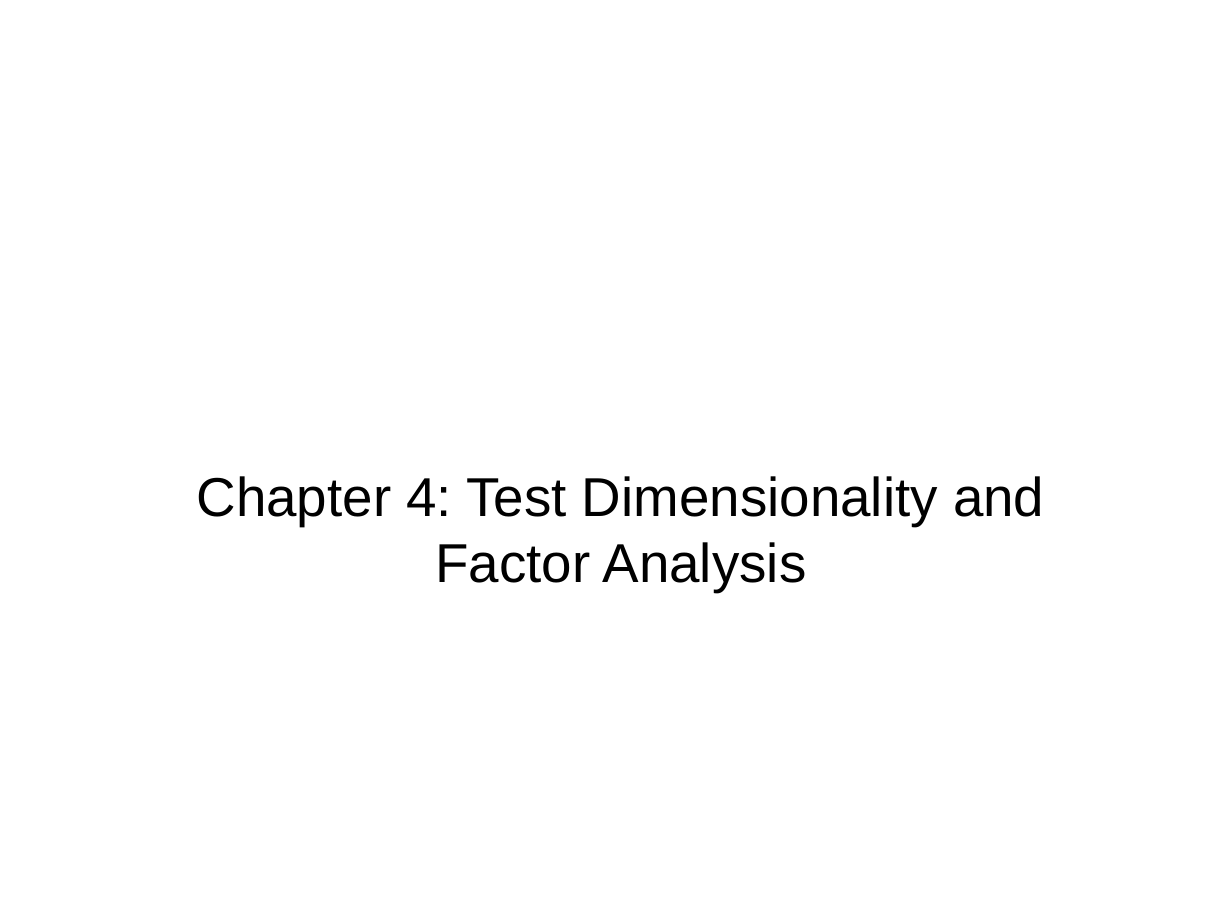
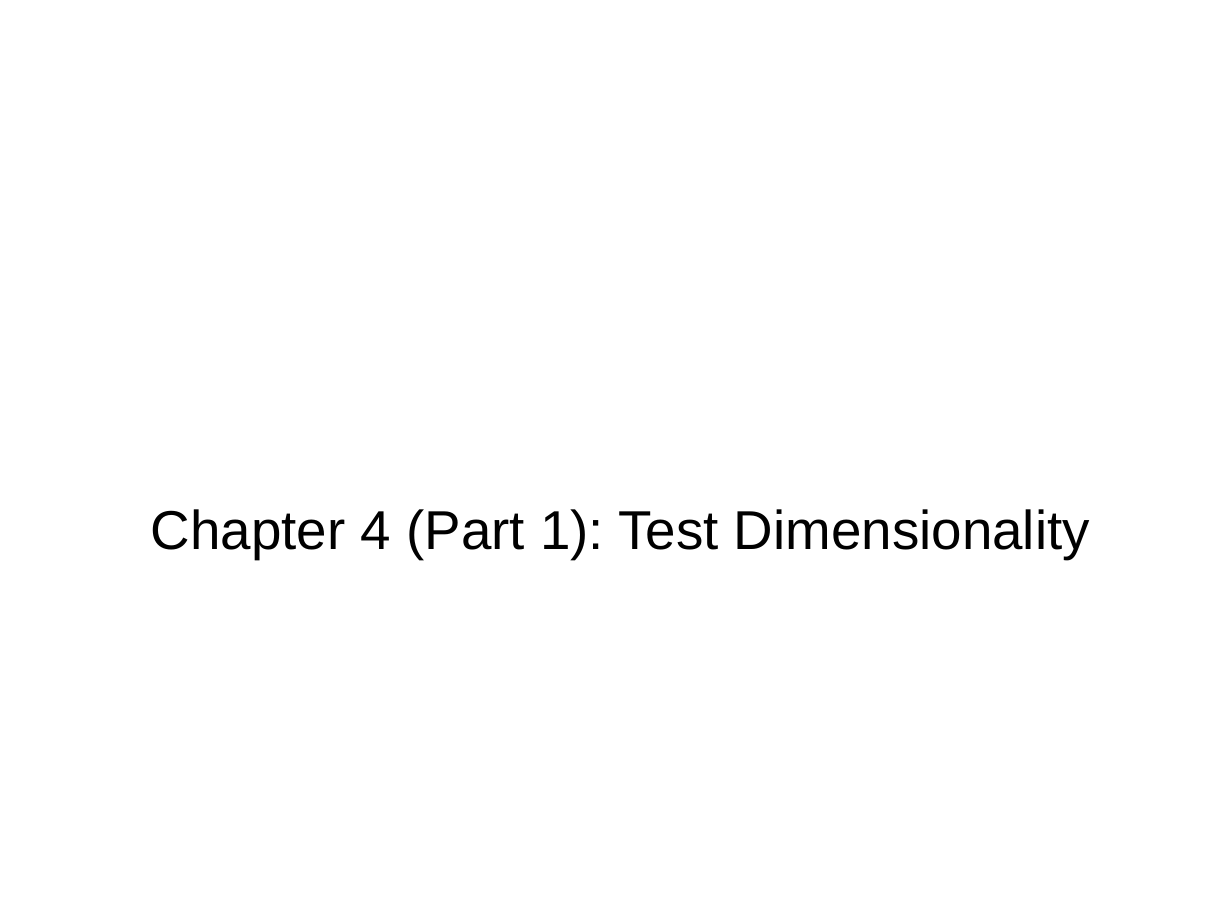
Before and after one commit to npm27/Teaching-Materials, a slide deck: slide 1 of Tests and Eval/Slides/4 Chapter 4 Part 1.pptx. Drawn at 1232x924 pixels with LibreOffice and Linux fonts; fonts in the diff are those of the drawing. Boxes give left, top, right and bottom in pixels: in the first picture for what was removed or moved away, otherwise in the second. Text is boxed around its words. In the diff, an @@ line names an element or a change of style, - is before the commit and + after.

```diff
--- a/Tests and Eval/Slides/4 Chapter 4 Part 1.pptx
+++ b/Tests and Eval/Slides/4 Chapter 4 Part 1.pptx
@@ title at (x1=151, y1=509, x2=1090, y2=559): text changed @@
-Chapter 4: Test Dimensionality and Factor Analysis
+Chapter 4 (Part 1): Test Dimensionality
```
Also in this commit, not shown: 10 other slides changed, 1 slide removed, 4 other files.
